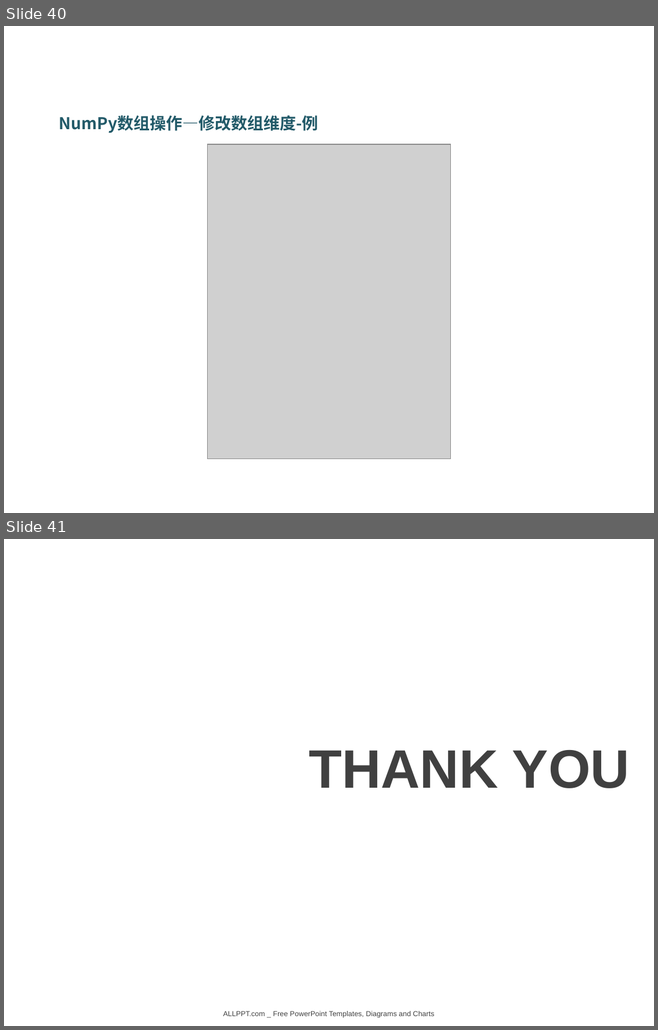
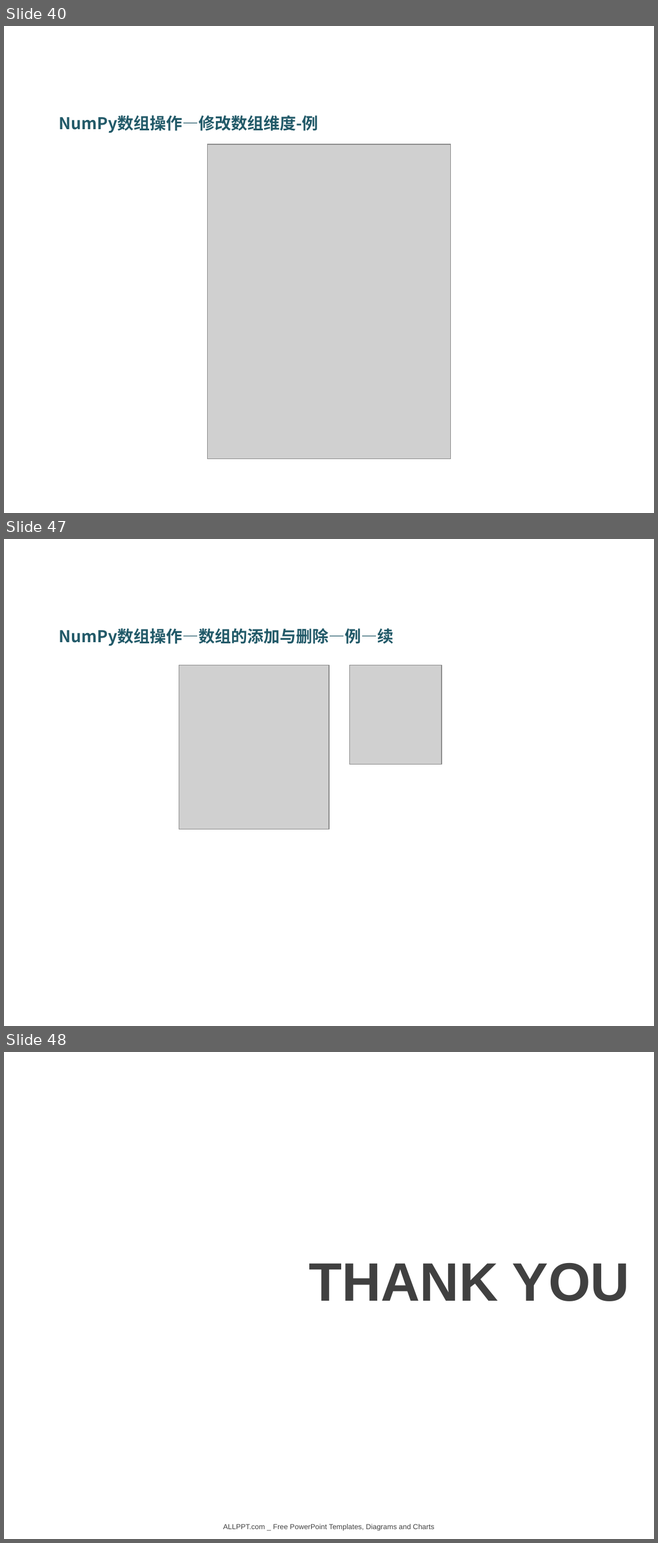
Before and after one commit to DataScienceCoding/Python-Data-Analysis, a slide deck: Python-Data-Analysis.pptx. Shown one above the other, each under a label of ours: slides 40 and 41 before the commit, slides 40, 47 and 48 after it; the slides between them are not shown. The pictures are 658x1030 and 658x1543 pixels, drawn with LibreOffice and Linux fonts; fonts in the diff are those of the drawing; grey boxes stand for pictures; background and template pictures are left out. Boxes give left, top, right and bottom in pixels: in the first picture for what was removed or moved away, otherwise in the second. Text is boxed around its words. In the diff, an @@ line names an element or a change of style, - is before the commit and + after.

```diff
--- a/Python-Data-Analysis.pptx
+++ b/Python-Data-Analysis.pptx
@@ slide 47 added at (4, 539, 654, 1026), background picture (left out) @@
@@ text added at (59, 628, 394, 646), 18 pt, text #215968, bold @@
+NumPy数组操作—数组的添加与删除—例—续
@@ picture added at (179, 665, 329, 830) @@
@@ picture added at (349, 665, 441, 765) @@
@@ what was slide 41 is now slide 48 @@
```
Also in this commit, not shown: 2 slides changed, 6 other slides added, 2 other files.
